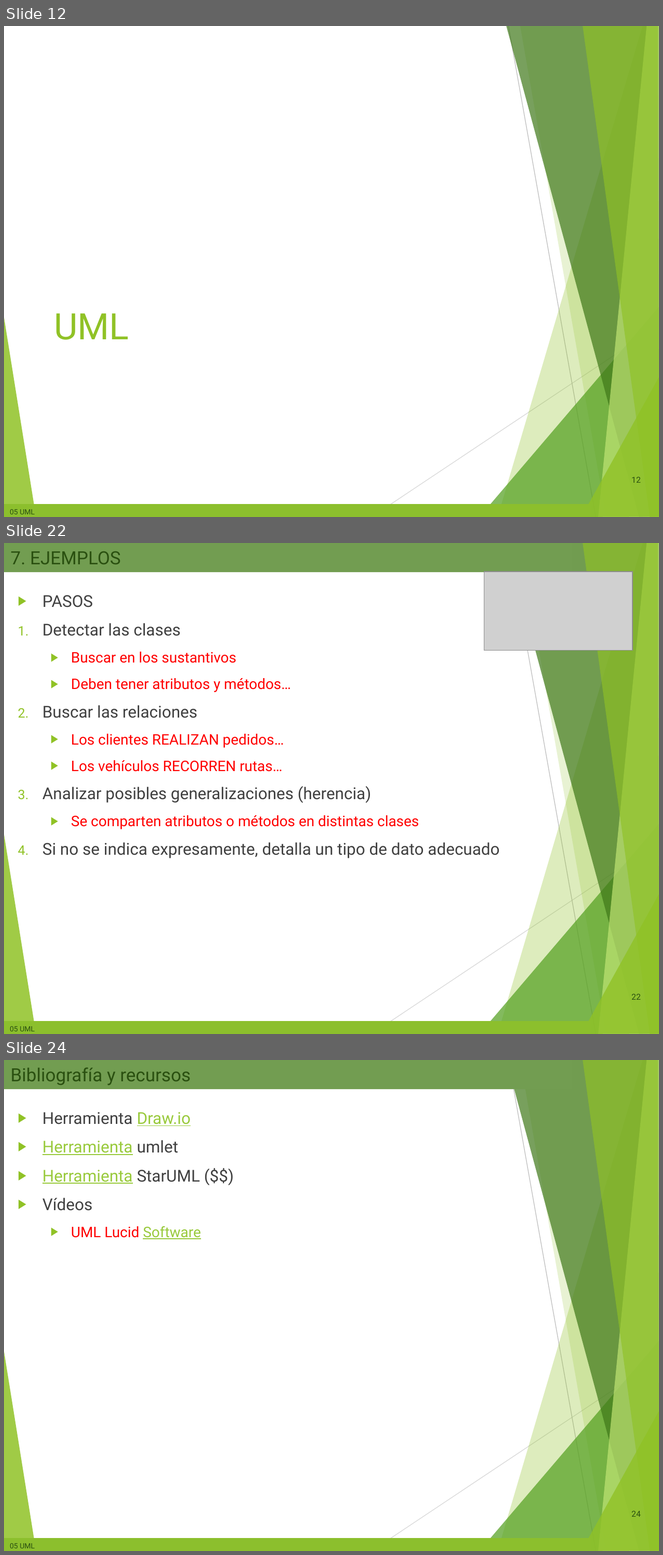
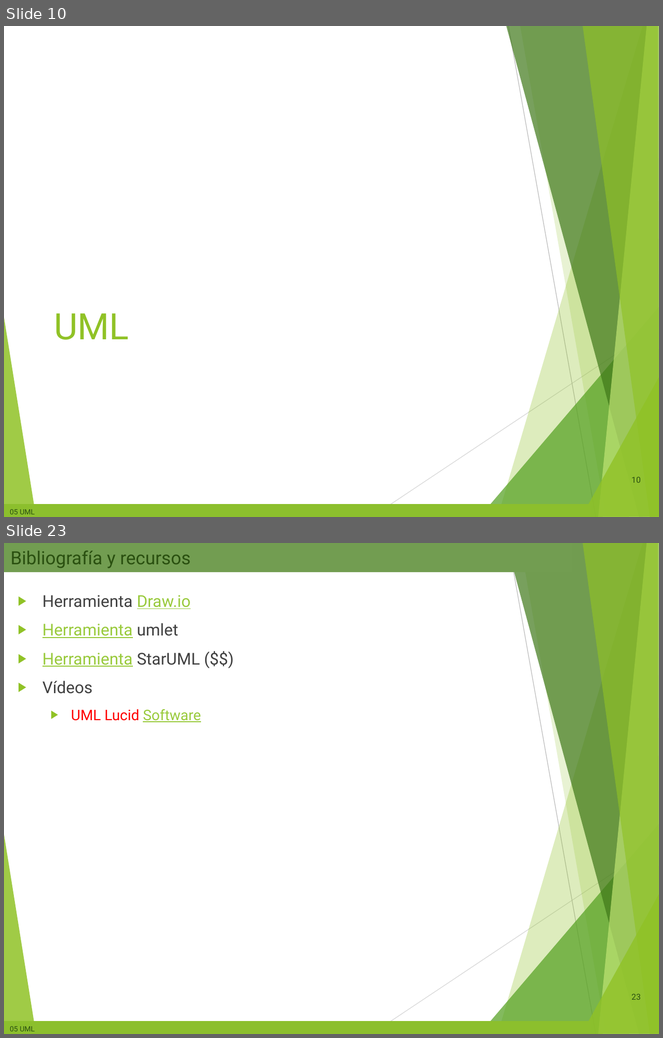
Before and after one commit to miGUITel/ED, a slide deck: 00 PRESENTACIONES compartida alumnos/ED05 - UML Diagramas de clases.pptx. Shown one above the other, each under a label of ours: slides 12, 22 and 24 before the commit, slides 10 and 23 after it; the slides between them are not shown. The pictures are 663x1555 and 663x1038 pixels, drawn with LibreOffice and Linux fonts; fonts in the diff are those of the drawing; grey boxes stand for pictures; background and template pictures are left out. Boxes give left, top, right and bottom in pixels: in the first picture for what was removed or moved away, otherwise in the second. Text is boxed around its words. In the diff, an @@ line names an element or a change of style, - is before the commit and + after.

```diff
--- a/00 PRESENTACIONES compartida alumnos/ED05 - UML Diagramas de clases.pptx
+++ b/00 PRESENTACIONES compartida alumnos/ED05 - UML Diagramas de clases.pptx
@@ slide 22 removed at bbox=[4, 543, 659, 1034], background #FFFFFF; not listed: 11 template elements that a slide beside it also shows @@
@@ title removed at bbox=[4, 543, 573, 573] @@
-7. EJEMPLOS
@@ picture removed at bbox=[484, 572, 633, 651] @@
@@ text removed at bbox=[42, 595, 500, 859] @@
-▶ PASOS
-1. Detectar las clases
-  ▶ Buscar en los sustantivos
-  ▶ Deben tener atributos y métodos…
-2. Buscar las relaciones
-  ▶ Los clientes REALIZAN pedidos…
-  ▶ Los vehículos RECORREN rutas…
-3. Analizar posibles generalizaciones (herencia)
-  ▶ Se comparten atributos o métodos en distintas clases
-4. Si no se indica expresamente, detalla un tipo de dato adecuado
@@ page number removed at bbox=[632, 994, 641, 1000] @@
-22
@@ what was slide 12 is now slide 10 @@
@@ page number at bbox=[632, 477, 641, 483]: text changed @@
-12
+10
@@ what was slide 24 is now slide 23 @@
@@ page number at bbox=[632, 994, 641, 1000]: text changed @@
-24
+23
```
Also in this commit, not shown: 17 slides changed, 3 slides added, 3 other slides removed, 23 other files.
